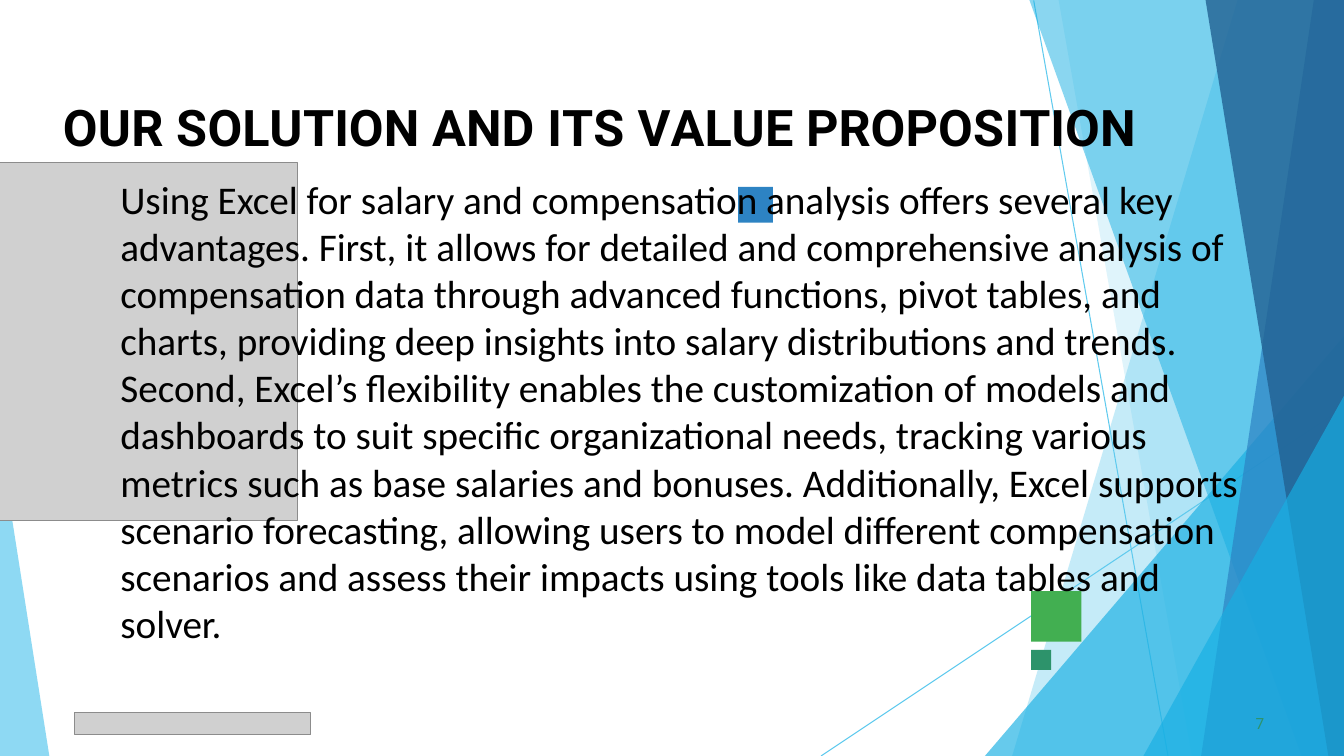
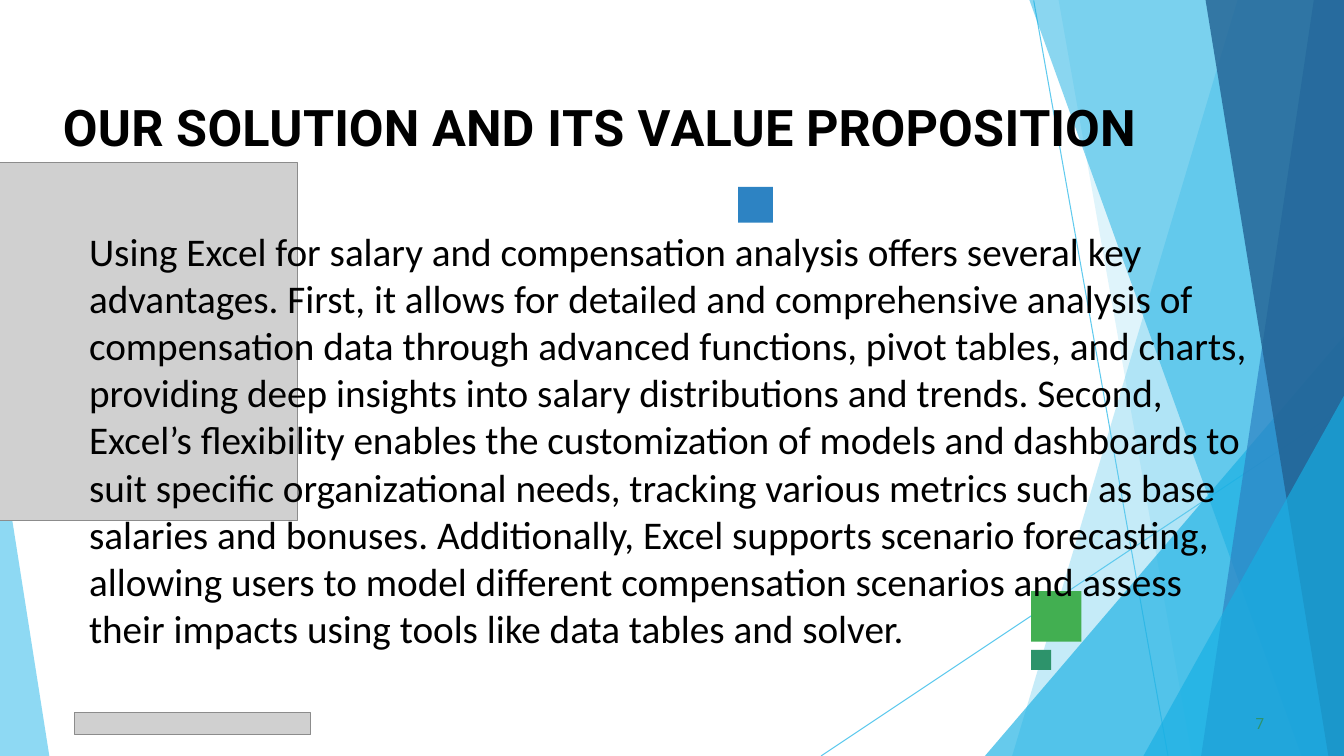
Before and after one commit to Shammmmmmmm/TNSDC-DATA-ANALYTICS, a slide deck: slide 7 of Employee_Data_Analysis_2.pptx. Drawn at 1344x756 pixels with LibreOffice and Linux fonts; fonts in the diff are those of the drawing; grey boxes stand for pictures. Boxes give left, top, right and bottom in pixels: in the first picture for what was removed or moved away, otherwise in the second. Text is boxed around its words. In the diff, an @@ line names an element or a change of style, - is before the commit and + after.

```diff
--- a/Employee_Data_Analysis_2.pptx
+++ b/Employee_Data_Analysis_2.pptx
@@ text "Using Excel for salary and ..." rewrapped from bbox=[120, 181, 1238, 639] to bbox=[89, 233, 1247, 650] @@
```
Also in this commit, not shown: 10 other slides changed.
